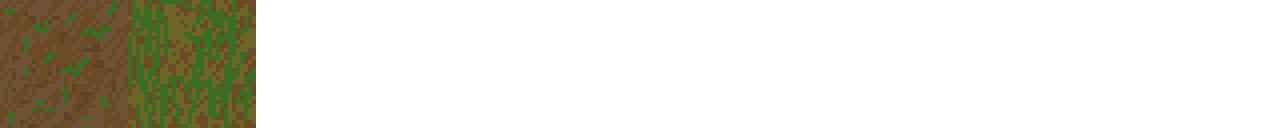
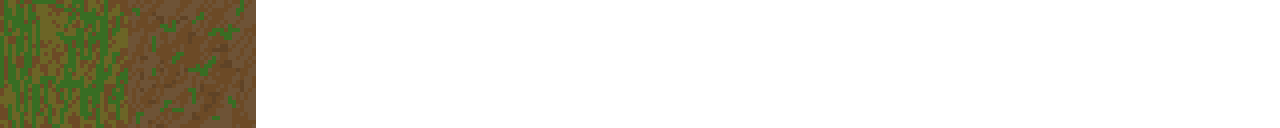
Layered file, before and after one edit (1280 x 128). Changes by layer:
painted on "Layer 1" over <box>0,0,256,128</box>
